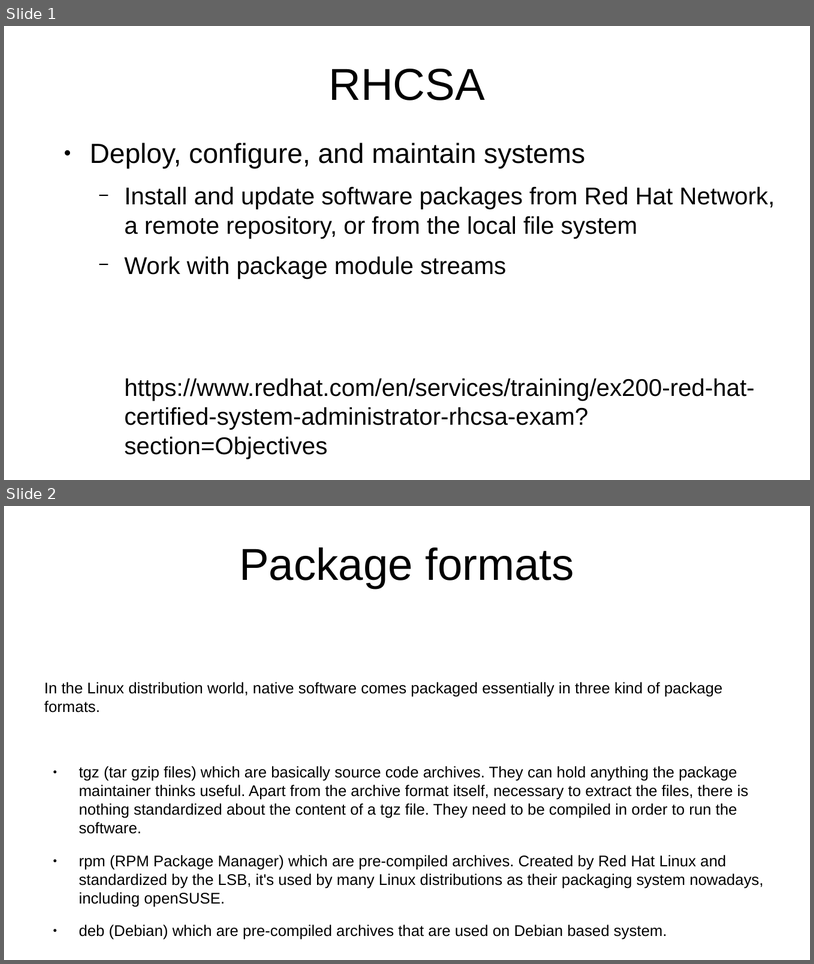
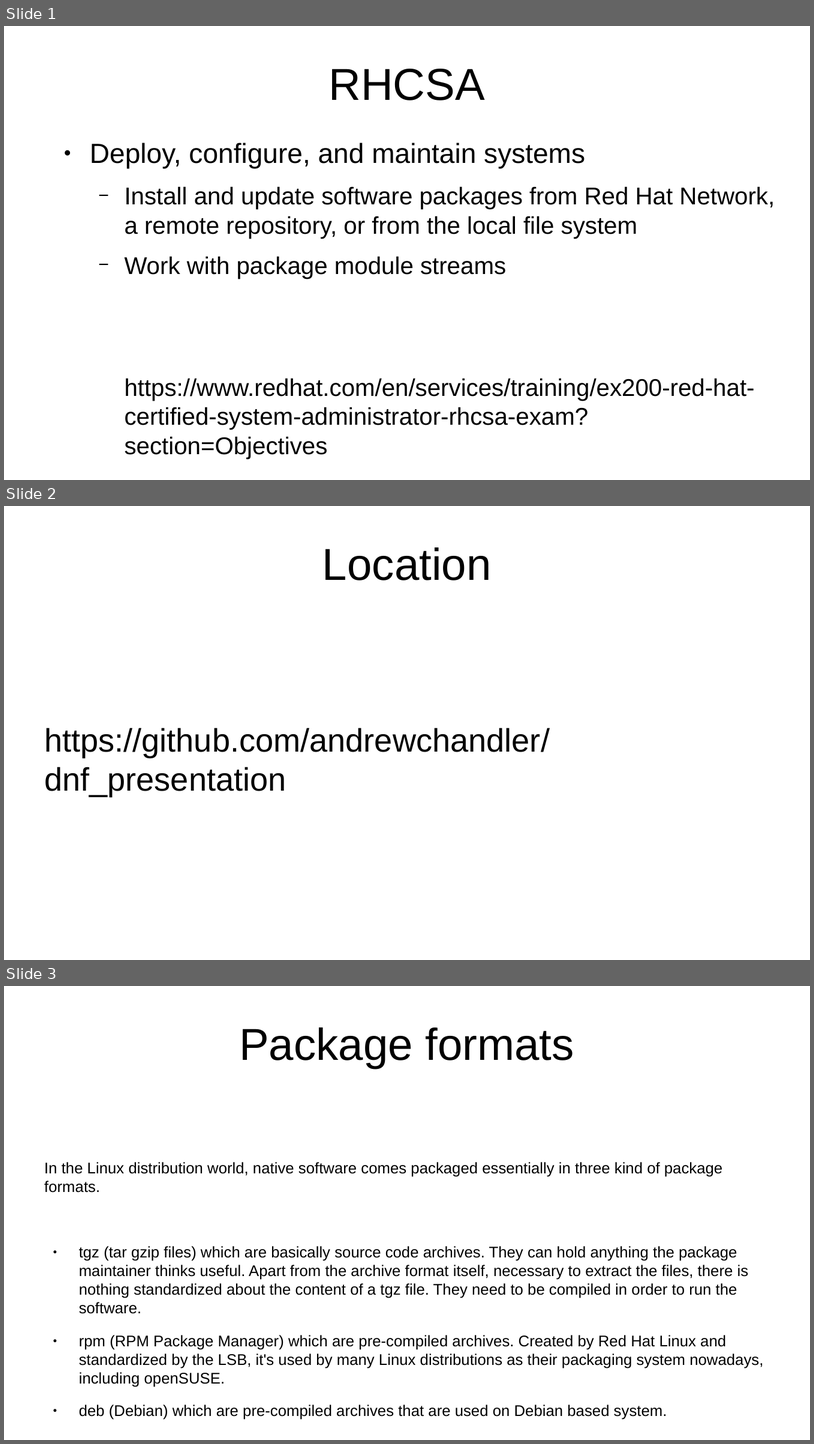
Before and after one commit to andrewchandler/dnf_presentation, a slide deck: yum.odp. Shown one above the other, each under a label of ours: slides 1 and 2 before the commit, slides 1, 2 and 3 after it. The pictures are 814x964 and 814x1444 pixels, drawn with LibreOffice and Linux fonts; fonts in the diff are those of the drawing. Boxes give left, top, right and bottom in pixels: in the first picture for what was removed or moved away, otherwise in the second. Text is boxed around its words. In the diff, an @@ line names an element or a change of style, - is before the commit and + after.

```diff
--- a/yum.odp
+++ b/yum.odp
@@ slide 2 added at (x1=4, y1=506, x2=810, y2=960), background #FFFFFF @@
@@ title added at (x1=323, y1=547, x2=492, y2=580), 44 pt, text #000000 @@
+Location
@@ text added at (x1=44, y1=727, x2=550, y2=796), 32 pt, text #000000 @@
+https://github.com/andrewchandler/dnf_presentation
@@ what was slide 2 is now slide 3 @@
```
Also in this commit, not shown: 10 slides changed, 1 other file.
